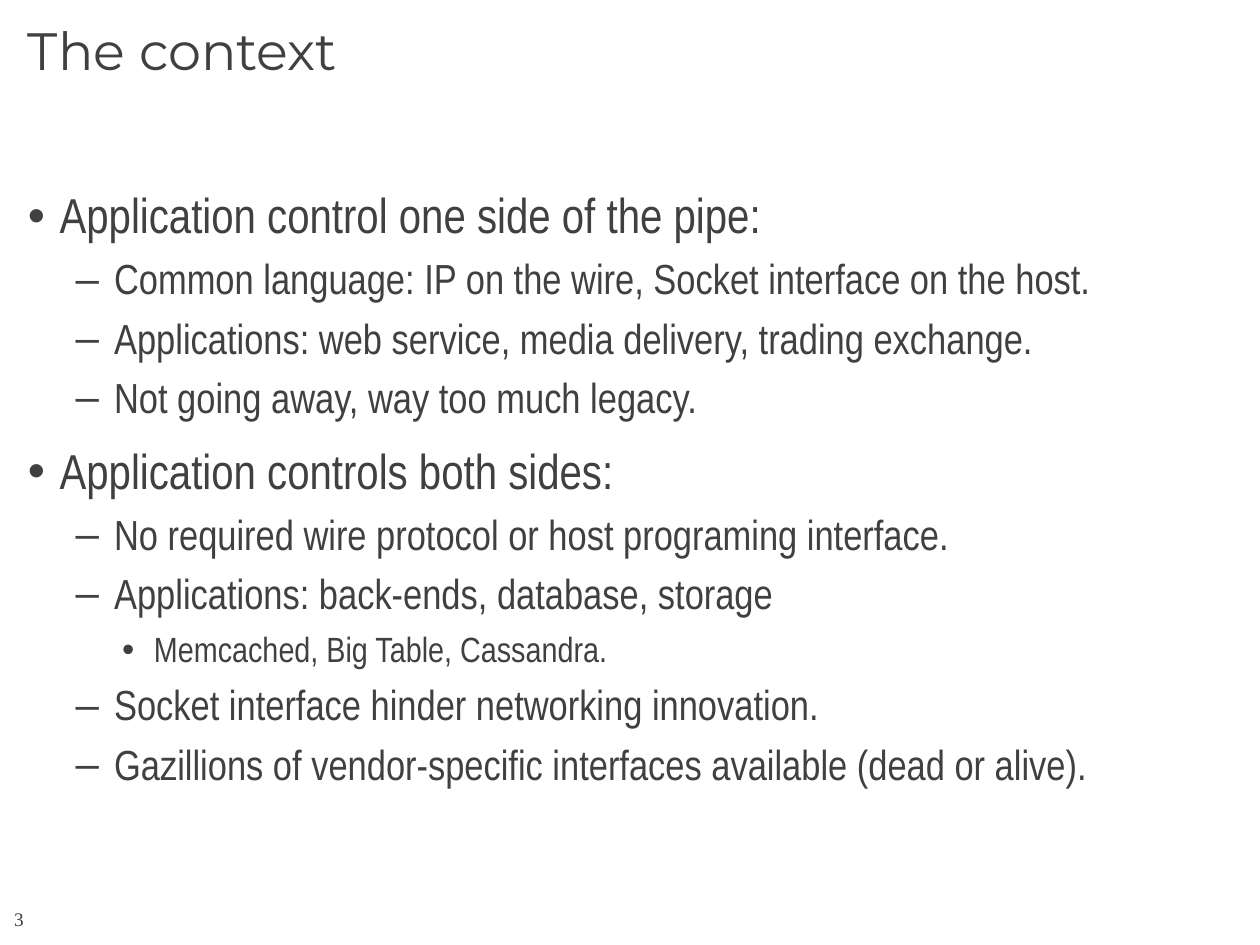
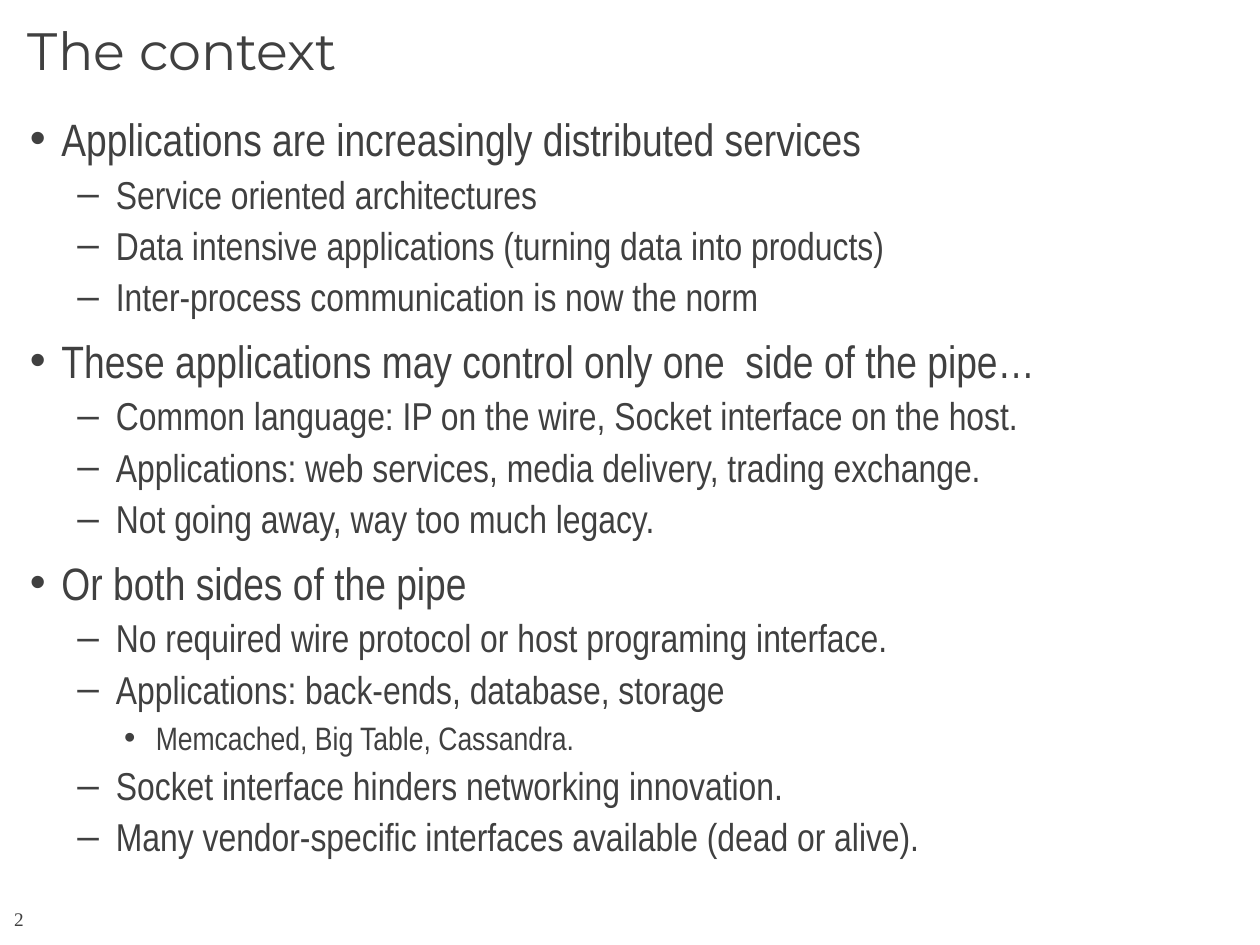
Before and after one commit to CCI/pub, a slide deck: slide 2 of slides/HotI-2011/2011-HotI-CCI-OLCF.pptx (slide 3 before the commit). Drawn at 1260x945 pixels with LibreOffice and Linux fonts; fonts in the diff are those of the drawing; background and template pictures are left out. Boxes give left, top, right and bottom in pixels: in the first picture for what was removed or moved away, otherwise in the second. Text is boxed around its words. In the diff, an @@ line names an element or a change of style, - is before the commit and + after.

```diff
--- a/slides/HotI-2011/2011-HotI-CCI-OLCF.pptx
+++ b/slides/HotI-2011/2011-HotI-CCI-OLCF.pptx
@@ text "Applications are increasingly distributed services": place and size @@
-text "Applications are increasingly distributed services" at (60,197,1090,788)
+text "Applications are increasingly distributed services" at (61,123,1034,859)
@@ text at (61,123,1034,387): text changed; size 28 to 22.2 pt @@
-• Application control one side of the pipe:
+• Applications are increasingly distributed services
+  – Service oriented architectures
+  – Data intensive applications (turning data into products)
+  – Inter-process communication is now the norm
+• These applications may control only one side of the pipe…
@@ text at (116,402,1018,757): size 24 to 22.2 pt in "Common language: IP on the wire, Socket ...", "Not going away, way too much legacy.", "No required wire protocol or host programing ...", "Applications: back-ends, database, storage"; size 20 to 18.5 pt in "Memcached, Big Table, Cassandra."; line spacing 0.9 to 0.8 @@
@@ text at (116,454,981,489): text changed; size 24 to 22.2 pt @@
-  – Applications: web service, media delivery, trading exchange.
+  – Applications: web services, media delivery, trading exchange.
@@ text at (61,567,466,609): text changed; size 28 to 25.9 pt @@
-• Application controls both sides:
+• Or both sides of the pipe
@@ text at (116,772,919,859): text changed; size 24 to 22.2 pt @@
-  – Socket interface hinder networking innovation.
-  – Gazillions of vendor-specific interfaces available (dead or alive).
+  – Socket interface hinders networking innovation.
+  – Many vendor-specific interfaces available (dead or alive).
@@ page number at (14,913,24,926): text changed @@
-3
+2
```
Also in this commit, not shown: 17 other slides changed, 1 slide added.
